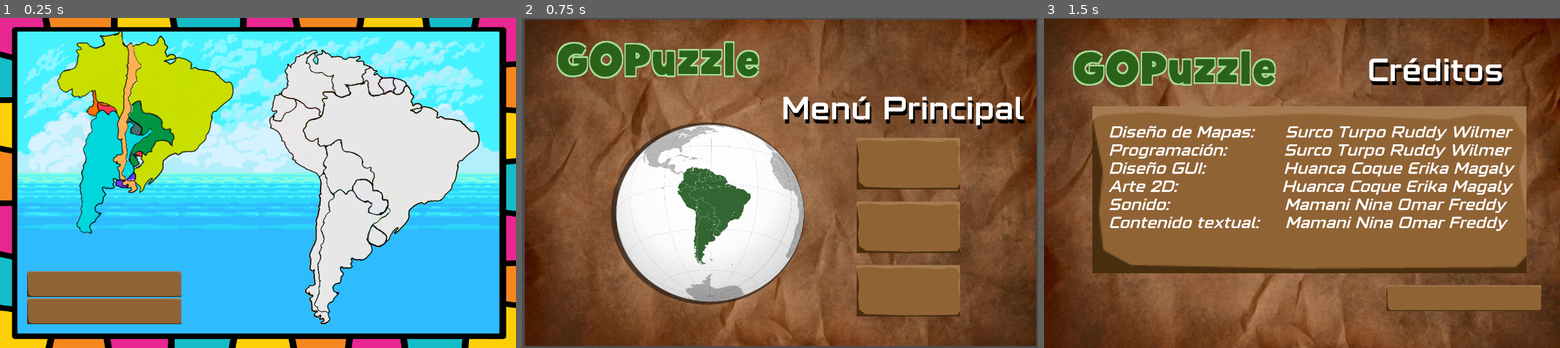
Above: before the commit, frames 1-3 (left to right).
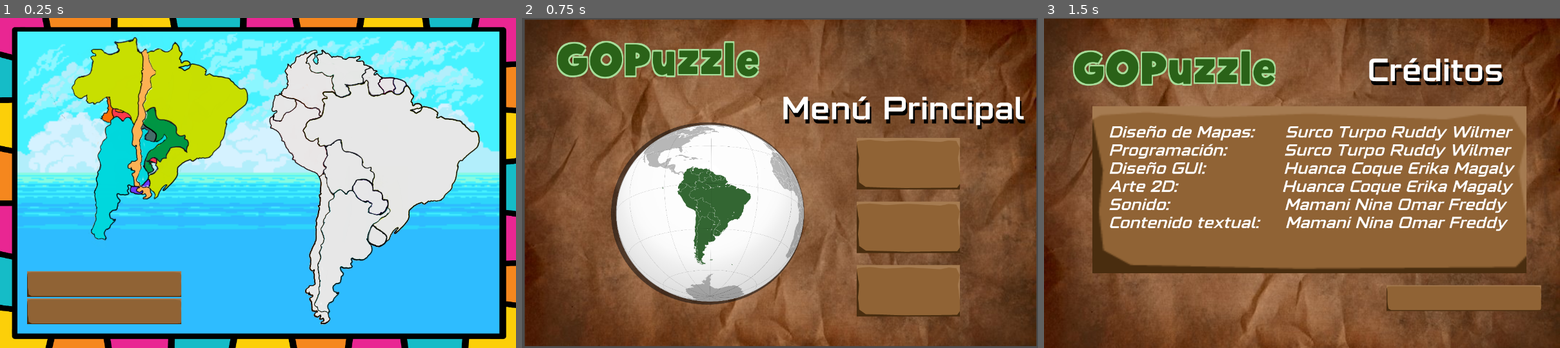
Above: after the commit, the same moments.

Repository: RyuYii/INF-281_Proyecto1
Game: Godot game, scene res://scenes/Mesa2.tscn
Two runs of this game, one before a commit and one after it. Both use one fixed random seed, a clock stepped at 60 frames per second and the inputs below. This scene is started directly instead of the project's main scene.
Inputs:
- Up to frame 1 (0.25 s): no input
- Up to frame 2 (0.75 s): click "Volver al Menú Principal" at 0.5 s
- Up to frame 3 (1.5 s): click "Créditos" at 1.25 s

The runs differ from the first frame. In frame 1, 7.6% of the frame differs, in the area x 6-49%, y 3-68%; in frame 2, nothing differs; in frame 3, nothing differs.

Commit message:
escena final de juego

Diff:
--- /dev/null
+++ b/Code/Menus/Fin_Juego.gd
@@ -0,0 +1,28 @@
+extends CanvasLayer
+
+
+# Declare member variables here. Examples:
+# var a = 2
+# var b = "text"
+
+
+# Called when the node enters the scene tree for the first time.
+func _ready():
+	pass # Replace with function body.
+
+
+# Called every frame. 'delta' is the elapsed time since the previous frame.
+#func _process(delta):
+#	pass
+
+
+func _on_Volver_Menu_pressed():
+	get_tree().change_scene("res://Menus/MainMenu.tscn")
+
+
+func _on_Ver_Creditos_pressed():
+	get_tree().change_scene("res://Menus/Creditos.tscn")
+
+
+func _on_Salir_pressed():
+	get_tree().quit()
--- /dev/null
+++ b/Code/Menus/Fin_Juego.tscn
@@ -0,0 +1,149 @@
+[gd_scene load_steps=14 format=2]
+
+[ext_resource path="res://src/fonts/Armstrong.otf" type="DynamicFontData" id=1]
+[ext_resource path="res://src/fonts/Balbaleo.otf" type="DynamicFontData" id=2]
+[ext_resource path="res://Menus/logo.tscn" type="PackedScene" id=3]
+[ext_resource path="res://GUI/block_UI_double@2x.png" type="Texture" id=4]
+[ext_resource path="res://src/img/fondo menu.jpg" type="Texture" id=5]
+[ext_resource path="res://src/img/rompe_sud.png" type="Texture" id=6]
+[ext_resource path="res://src/fonts/Anything Better Font by 7NTypes.otf" type="DynamicFontData" id=7]
+[ext_resource path="res://Menus/Fin_Juego.gd" type="Script" id=8]
+
+[sub_resource type="DynamicFont" id=1]
+size = 80
+font_data = ExtResource( 1 )
+
+[sub_resource type="DynamicFont" id=2]
+size = 50
+font_data = ExtResource( 7 )
+
+[sub_resource type="DynamicFont" id=3]
+size = 40
+font_data = ExtResource( 2 )
+
+[sub_resource type="DynamicFont" id=4]
+size = 40
+font_data = ExtResource( 2 )
+
+[sub_resource type="DynamicFont" id=5]
+size = 40
+font_data = ExtResource( 2 )
+
+[node name="Fin_Juego" type="CanvasLayer"]
+script = ExtResource( 8 )
+
+[node name="fondo menu" type="Sprite" parent="."]
+position = Vector2( 641.752, 410.501 )
+scale = Vector2( 1.80282, 1.84234 )
+texture = ExtResource( 5 )
+
+[node name="rompe_sud" type="Sprite" parent="."]
+position = Vector2( 641.671, 461.482 )
+scale = Vector2( 0.915147, 0.915147 )
+texture = ExtResource( 6 )
+
+[node name="titulo" type="Label" parent="."]
+margin_left = 325.991
+margin_top = 168.652
+margin_right = 966.991
+margin_bottom = 252.652
+custom_fonts/font = SubResource( 1 )
+custom_colors/font_color_shadow = Color( 0, 0, 0, 1 )
+custom_constants/shadow_offset_x = 4
+custom_constants/shadow_offset_y = 10
+text = "¡FIN DE JUEGO!"
+__meta__ = {
+"_edit_use_anchors_": false
+}
+
+[node name="Label" type="Label" parent="."]
+margin_left = 827.111
+margin_top = 313.639
+margin_right = 1644.11
+margin_bottom = 600.639
+custom_fonts/font = SubResource( 2 )
+custom_colors/font_color = Color( 0.784314, 0.733333, 0.713726, 1 )
+custom_colors/font_color_shadow = Color( 0, 0, 0, 1 )
+custom_constants/shadow_offset_x = 2
+custom_constants/shadow_offset_y = 5
+text = "Ha terminado
+el juego
+satisfactoriamente."
+__meta__ = {
+"_edit_use_anchors_": false
+}
+
+[node name="LogoContainer" parent="." instance=ExtResource( 3 )]
+margin_left = -714.275
+margin_top = -18.8887
+margin_right = 33.7246
+margin_bottom = 214.111
+
+[node name="GridContainer" type="GridContainer" parent="."]
+margin_left = 230.069
+margin_top = 651.402
+margin_right = 1058.07
+margin_bottom = 1043.4
+custom_constants/vseparation = 0
+custom_constants/hseparation = 30
+columns = 3
+__meta__ = {
+"_edit_use_anchors_": false
+}
+
+[node name="Volver_Menu" type="TextureButton" parent="GridContainer"]
+margin_right = 256.0
+margin_bottom = 128.0
+texture_normal = ExtResource( 4 )
+
+[node name="Label" type="Label" parent="GridContainer/Volver_Menu"]
+anchor_right = 1.0
+anchor_bottom = 1.0
+custom_fonts/font = SubResource( 3 )
+custom_colors/font_color = Color( 0.27451, 0.184314, 0.0705882, 1 )
+custom_constants/shadow_offset_x = 0
+text = "Menú"
+align = 1
+valign = 1
+__meta__ = {
+"_edit_use_anchors_": false
+}
+
+[node name="Ver_Creditos" type="TextureButton" parent="GridContainer"]
+margin_left = 286.0
+margin_right = 542.0
+margin_bottom = 128.0
+texture_normal = ExtResource( 4 )
+
+[node name="Label" type="Label" parent="GridContainer/Ver_Creditos"]
+anchor_right = 1.0
+anchor_bottom = 1.0
+custom_fonts/font = SubResource( 4 )
+custom_colors/font_color = Color( 0.27451, 0.184314, 0.0705882, 1 )
+text = "Créditos"
+align = 1
+valign = 1
+__meta__ = {
+"_edit_use_anchors_": false
+}
+
+[node name="Salir" type="TextureButton" parent="GridContainer"]
+margin_left = 572.0
+margin_right = 828.0
+margin_bottom = 128.0
+texture_normal = ExtResource( 4 )
+
+[node name="Label" type="Label" parent="GridContainer/Salir"]
+anchor_right = 1.0
+anchor_bottom = 1.0
+custom_fonts/font = SubResource( 5 )
+custom_colors/font_color = Color( 0.27451, 0.184314, 0.0705882, 1 )
+text = "Salir"
+align = 1
+valign = 1
+__meta__ = {
+"_edit_use_anchors_": false
+}
+[connection signal="pressed" from="GridContainer/Volver_Menu" to="." method="_on_Volver_Menu_pressed"]
+[connection signal="pressed" from="GridContainer/Ver_Creditos" to="." method="_on_Ver_Creditos_pressed"]
+[connection signal="pressed" from="GridContainer/Salir" to="." method="_on_Salir_pressed"]
--- a/Code/scenes/Mesa2.tscn
+++ b/Code/scenes/Mesa2.tscn
@@ -32,10 +32,10 @@
 position = Vector2( 510.242, 5.90418 )
 
 [node name="Area" type="Control" parent="."]
-margin_left = 279.31
-margin_top = 196.819
-margin_right = 366.31
-margin_bottom = 402.819
+margin_left = 315.31
+margin_top = 212.819
+margin_right = 402.31
+margin_bottom = 418.819
 __meta__ = {
 "_edit_use_anchors_": false
 }
--- a/Code/scripts/Imagen2.gd
+++ b/Code/scripts/Imagen2.gd
@@ -602,9 +602,9 @@
 
 func resultado_final():
 	if nota_nivel >= 2:
-		print('aprobado')#nivel
-		if level_int >= Global.current_level:
-			Global.current_level += 1
+		print('aprobado')
+		#pasar a escena final
+		get_tree().change_scene("res://Menus/Fin_Juego.tscn")
 
 
 	else:
Binary file added: Code/src/img/mapaSud.png
Binary file added: Code/src/img/rompe_sud.png
